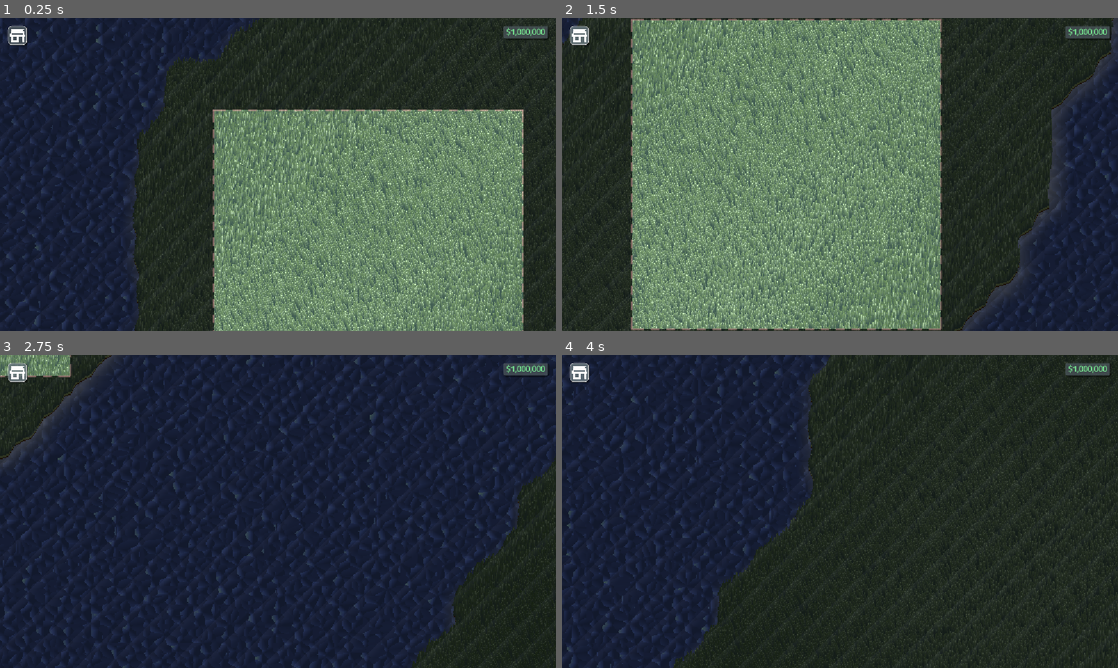
Above: before the commit, frames 1-4 (two rows, left to right).
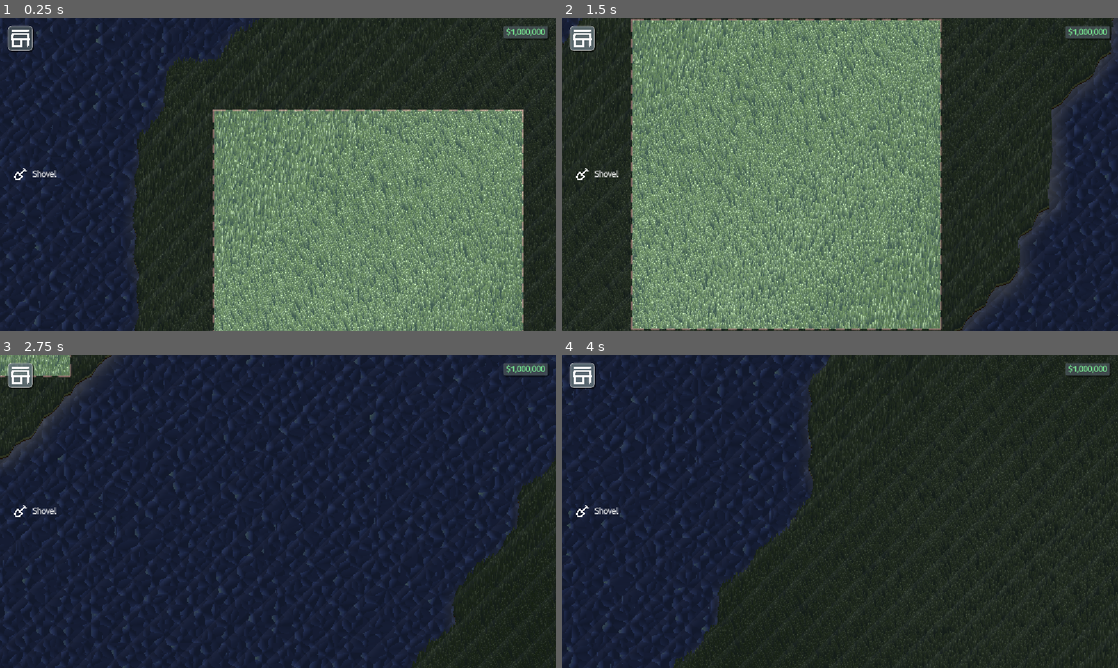
Above: after the commit, the same moments.

Repository: Glitch752/FarmAndFortune
Game: Godot game, scene res://scenes/Level.tscn
Two runs of this game, one before a commit and one after it. Both use one fixed random seed, a clock stepped at 60 frames per second and the inputs below.
Inputs (mouse positions are in pixels of both pictures, inside the frame that each line leads up to):
- Up to frame 1 (0.25 s): no input
- Up to frame 2 (1.5 s): click (578, 36) at 0.52 s; tap Enter at 1.25 s; hold D (move_right) from 1.28 s (still down); tap Alt at 1.35 s
- Up to frame 3 (2.75 s): release D (move_right) at 2.03 s; hold S (move_down) from 2.03 s (still down); tap Shift at 2.1 s
- Up to frame 4 (4 s): release S (move_down) at 2.78 s; hold D (move_right) 2.78-3.53 s; tap Alt at 2.85 s; hold W (move_up) from 3.53 s (still down); tap Shift at 3.6 s

The runs differ from the first frame. In frame 1, 0.4% of the frame differs, in the area x 1-11%, y 2-52%; in frame 2, 0.3%; in frame 3, 0.3%; in frame 4, 0.4%.

Commit message:
Begin trying to implement tool interface

Diff:
--- a/scenes/LevelInterface.tscn
+++ b/scenes/LevelInterface.tscn
@@ -1,8 +1,9 @@
-[gd_scene load_steps=5 format=3 uid="uid://c7m6n2cj5286m"]
+[gd_scene load_steps=6 format=3 uid="uid://c7m6n2cj5286m"]
 
 [ext_resource type="Theme" uid="uid://chyuq11b71wpt" path="res://ui/uiTheme.tres" id="1_xdkid"]
 [ext_resource type="StyleBox" uid="uid://dwmkl21pqn0ad" path="res://ui/primaryPanel.tres" id="2_msvpg"]
 [ext_resource type="Texture2D" uid="uid://rbmahqeahnf6" path="res://ui/icons/store.png" id="3_msvpg"]
+[ext_resource type="PackedScene" uid="uid://c0qm7ovj3aec4" path="res://ui/ToolButton.tscn" id="4_x080e"]
 
 [sub_resource type="LabelSettings" id="LabelSettings_xdkid"]
 font_color = Color(0.5, 1, 0.60833335, 1)
@@ -45,8 +46,22 @@
 offset_bottom = 56.0
 
 [node name="Button" type="Button" parent="Buttons"]
-custom_minimum_size = Vector2(40, 40)
+custom_minimum_size = Vector2(52, 52)
 layout_mode = 2
 icon = ExtResource("3_msvpg")
 icon_alignment = 1
 expand_icon = true
+
+[node name="Tools" type="VBoxContainer" parent="."]
+layout_mode = 1
+anchors_preset = 4
+anchor_top = 0.5
+anchor_bottom = 0.5
+offset_left = 16.0
+offset_top = -20.0
+offset_right = 56.0
+offset_bottom = 20.0
+grow_vertical = 2
+
+[node name="Button" parent="Tools" instance=ExtResource("4_x080e")]
+layout_mode = 2
--- a/scripts/map_singleton.gd
+++ b/scripts/map_singleton.gd
@@ -80,6 +80,9 @@
             if chunk_pos.distance_to(center) < 0.8:
                 chunk.unlocked = true
 
+            # TODO: make the map more... river-y? and not island-y
+            # this should feel like a forest, not a lake with land in it...
+
             for i in CHUNK_SIZE * CHUNK_SIZE:
                 @warning_ignore("integer_division")
                 var tile_pos = Vector2i(
--- /dev/null
+++ b/ui/ToolButton.tscn
@@ -0,0 +1,33 @@
+[gd_scene load_steps=3 format=3 uid="uid://c0qm7ovj3aec4"]
+
+[ext_resource type="Script" uid="uid://cg6lymgrsy06d" path="res://ui/nodes/sized_button.gd" id="1_y040r"]
+[ext_resource type="Texture2D" uid="uid://cysal3jjxlduu" path="res://ui/icons/tools/shovel.png" id="2_c3fve"]
+
+[node name="Button" type="Button"]
+custom_minimum_size = Vector2(108, 36)
+flat = true
+script = ExtResource("1_y040r")
+metadata/_custom_type_script = "uid://cg6lymgrsy06d"
+
+[node name="MarginContainer" type="MarginContainer" parent="."]
+layout_mode = 0
+offset_right = 40.0
+offset_bottom = 40.0
+theme_override_constants/margin_left = 8
+theme_override_constants/margin_right = 8
+
+[node name="HBoxContainer" type="HBoxContainer" parent="MarginContainer"]
+layout_mode = 2
+theme_override_constants/separation = 8
+alignment = 1
+
+[node name="TextureRect" type="TextureRect" parent="MarginContainer/HBoxContainer"]
+custom_minimum_size = Vector2(36, 36)
+layout_mode = 2
+texture = ExtResource("2_c3fve")
+expand_mode = 5
+stretch_mode = 5
+
+[node name="Label" type="Label" parent="MarginContainer/HBoxContainer"]
+layout_mode = 2
+text = "Shovel"
--- a/ui/buttonPanelPress.tres
+++ b/ui/buttonPanelPress.tres
@@ -1,10 +1,10 @@
 [gd_resource type="StyleBoxFlat" format=3 uid="uid://cixbw0a8bppr6"]
 
 [resource]
-content_margin_left = 6.0
-content_margin_top = 4.0
-content_margin_right = 6.0
-content_margin_bottom = 4.0
+content_margin_left = 0.0
+content_margin_top = 0.0
+content_margin_right = 0.0
+content_margin_bottom = 0.0
 bg_color = Color(0.5576, 0.6392, 0.68, 0.7058824)
 border_width_left = 2
 border_width_top = 2
--- /dev/null
+++ b/ui/nodes/sized_button.gd
@@ -0,0 +1,42 @@
+@tool
+
+extends Button
+
+class_name SizedButton
+
+## A button that inherits the size of its largest child so one can
+## actually do layouts inside of buttons
+
+## This probably isn't a very efficient way to do this, but whatever
+
+func _ready():
+    var connected_children = []
+    for child in get_children():
+        child.resized.connect(_resize)
+        connected_children.append(child)
+
+    # when children are added, reconnect
+    child_entered_tree.connect(func():
+        for child in connected_children:
+            child.resized.disconnect(_resize)
+        connected_children.clear()
+        for child in get_children():
+            child.resized.connect(_resize)
+            connected_children.append(child)
+        _resize()
+    )
+
+    _resize()
+
+func _resize():
+    custom_minimum_size = _get_minimum_size()
+
+func _get_minimum_size() -> Vector2:
+    var max_size = Vector2.ZERO
+    for child in get_children():
+        if child is Control:
+            var child_size = child.get_combined_minimum_size()
+            max_size.x = max(max_size.x, child_size.x)
+            max_size.y = max(max_size.y, child_size.y)
+    print(max_size)
+    return max_size
Binary file added: ui/icons/tools/hand.png
Not shown, added: ui/icons/tools/hand.png.import
Binary file added: ui/icons/tools/plant.png
Not shown, added: ui/icons/tools/plant.png.import
Binary file added: ui/icons/tools/shovel.png
Not shown, added: ui/icons/tools/shovel.png.import
Not shown, added: ui/nodes/sized_button.gd.uid
